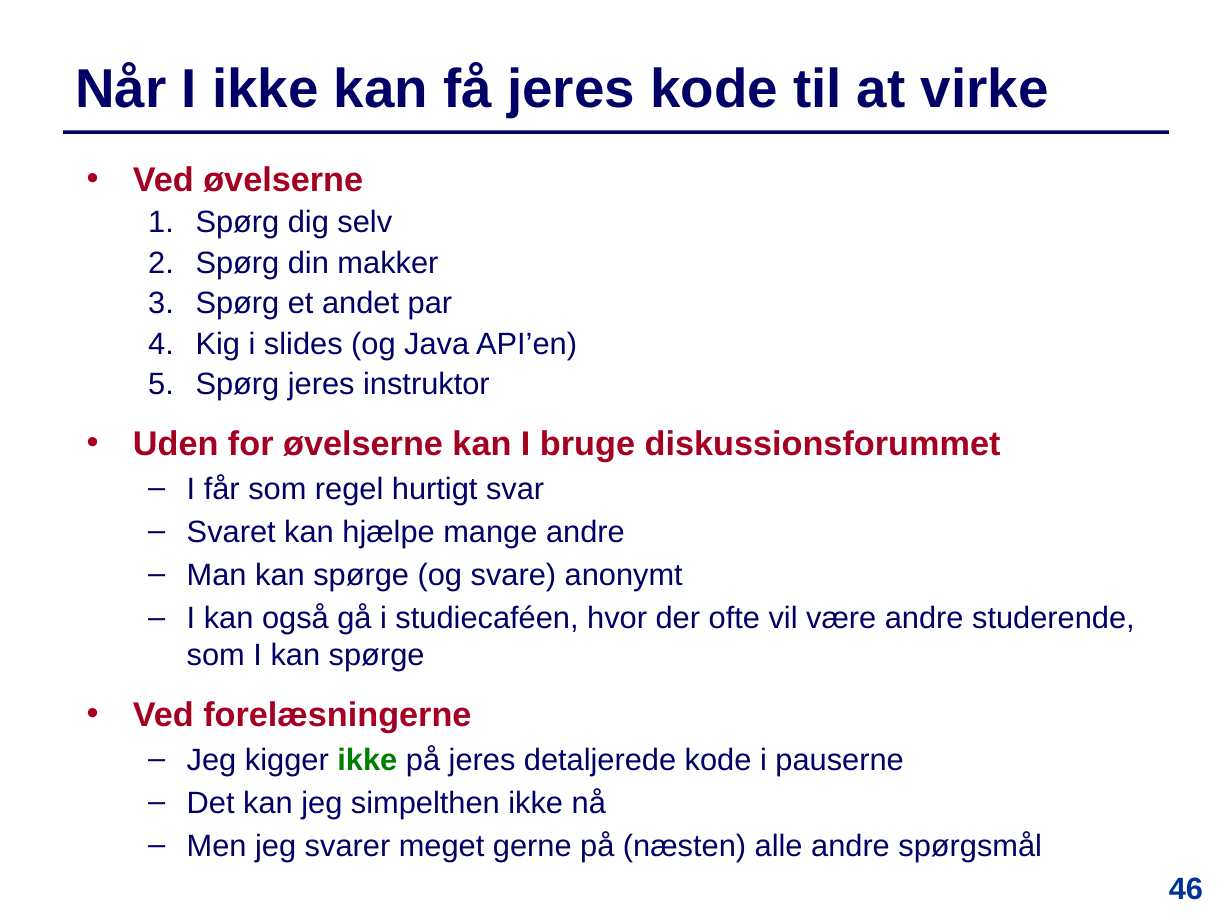
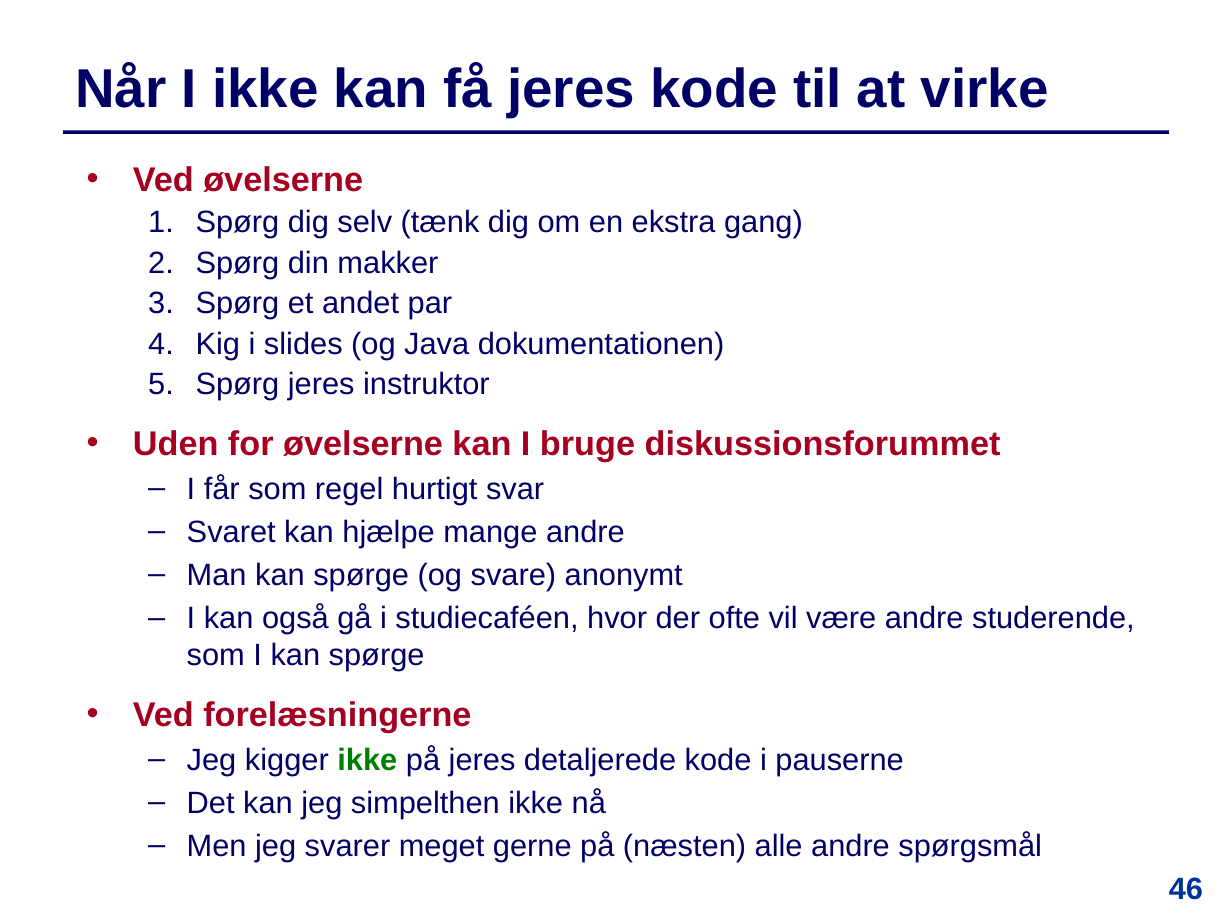
Before and after one commit to IntProgAU/Materiale, a slide deck: slide 46 of web/e24/uge_1a/Slides-Uge1-Mandag.pptx. Drawn at 1232x924 pixels with LibreOffice and Linux fonts; fonts in the diff are those of the drawing. Boxes give left, top, right and bottom in pixels: in the first picture for what was removed or moved away, otherwise in the second. Text is boxed around its words. In the diff, an @@ line names an element or a change of style, - is before the commit and + after.

```diff
--- a/web/e24/uge_1a/Slides-Uge1-Mandag.pptx
+++ b/web/e24/uge_1a/Slides-Uge1-Mandag.pptx
@@ text at bbox=[196, 209, 803, 238]: text changed @@
-  1. Spørg dig selv
+  1. Spørg dig selv (tænk dig om en ekstra gang)
@@ text at bbox=[196, 331, 724, 359]: text changed @@
-  4. Kig i slides (og Java API’en)
+  4. Kig i slides (og Java dokumentationen)
```
Also in this commit, not shown: 7 other slides changed, 1 other file.
